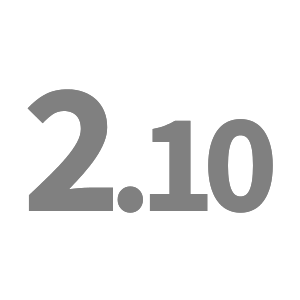
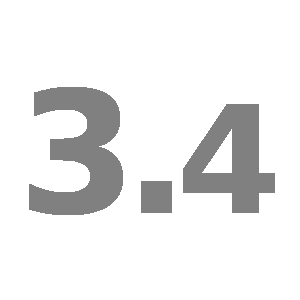
Layered file, before and after one edit (300 x 300). Changes by layer:
added layer "3.4 #1" above "2.10" over [27, 87, 275, 215]
hid "Layer #2" over [27, 87, 275, 215]
